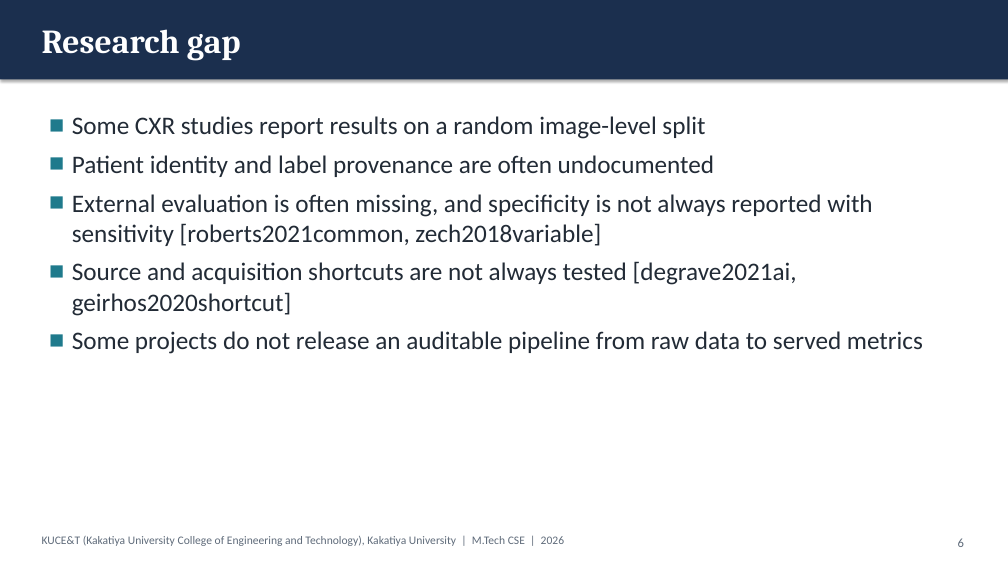
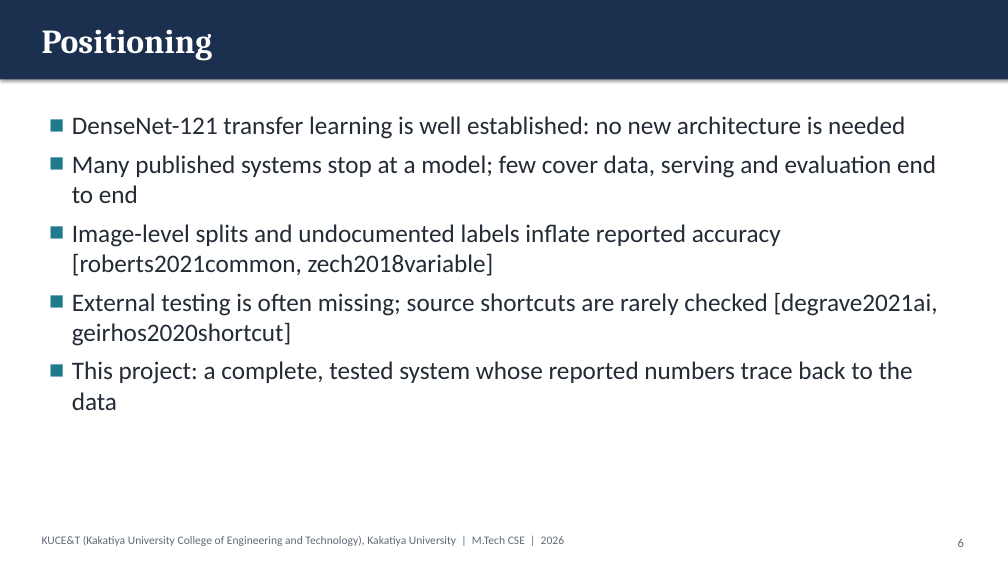
Before and after one commit to KSathwik/Lung_Disease_Detector, a slide deck: slide 6 of docs/presentation/LungAI_MTech_Presentation.pptx. Drawn at 1008x567 pixels with LibreOffice and Linux fonts; fonts in the diff are those of the drawing. Boxes give left, top, right and bottom in pixels: in the first picture for what was removed or moved away, otherwise in the second. Text is boxed around its words. In the diff, an @@ line names an element or a change of style, - is before the commit and + after.

```diff
--- a/docs/presentation/LungAI_MTech_Presentation.pptx
+++ b/docs/presentation/LungAI_MTech_Presentation.pptx
@@ text at <box>42,29,213,61</box>: text changed @@
-Research gap
+Positioning
@@ text at <box>72,116,938,410</box>: text changed @@
-■ Some CXR studies report results on a random image-level split
-■ Patient identity and label provenance are often undocumented
-■ External evaluation is often missing, and specificity is not always reported with sensitivity [roberts2021common, zech2018variable]
-■ Source and acquisition shortcuts are not always tested [degrave2021ai, geirhos2020shortcut]
-■ Some projects do not release an auditable pipeline from raw data to served metrics
+■ DenseNet-121 transfer learning is well established: no new architecture is needed
+■ Many published systems stop at a model; few cover data, serving and evaluation end to end
+■ Image-level splits and undocumented labels inflate reported accuracy [roberts2021common, zech2018variable]
+■ External testing is often missing; source shortcuts are rarely checked [degrave2021ai, geirhos2020shortcut]
+■ This project: a complete, tested system whose reported numbers trace back to the data
```
Also in this commit, not shown: 12 other slides changed, 20 other files.
